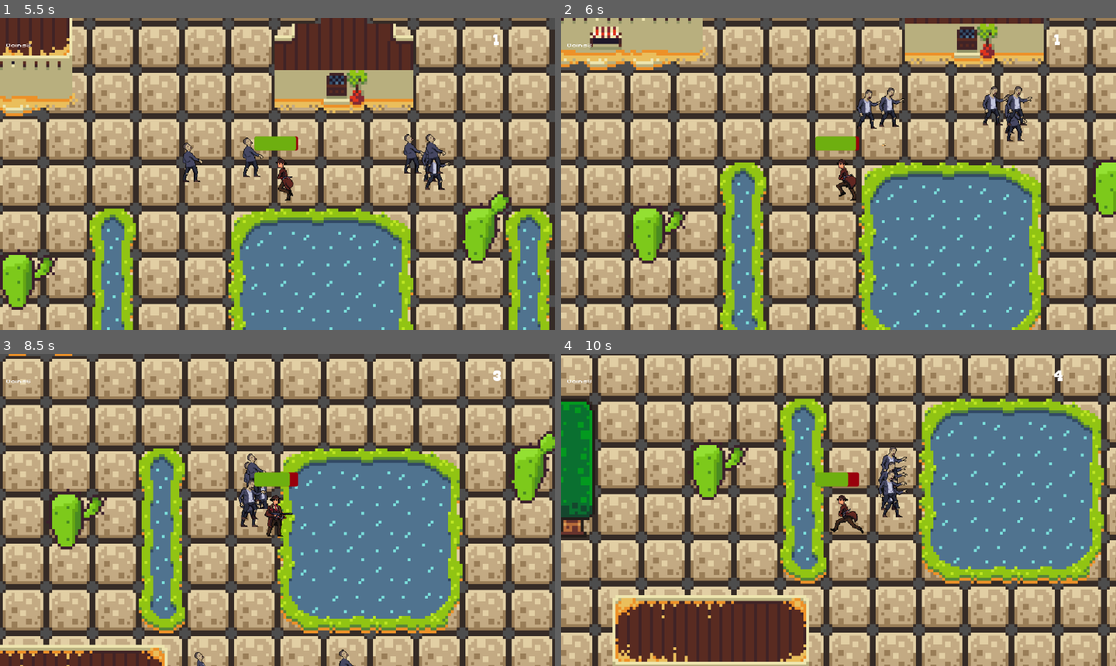
Above: before the commit, frames 1-4 (two rows, left to right).
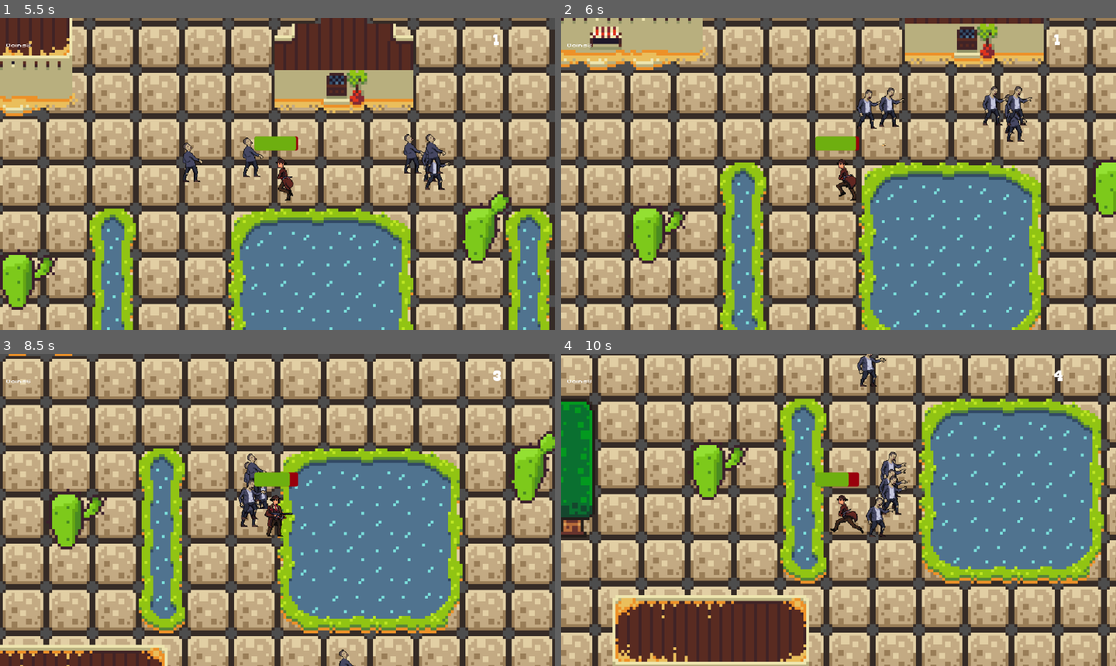
Above: after the commit, the same moments.

Repository: shauryaexe1/Zombie-Wars-
Game: Godot game, scene res://Scenes/main_menu.tscn
Same seed, same stepped clock (60 frames per second), same inputs: the game is played once before the commit and once after it.
Inputs (mouse positions are in pixels of both pictures, inside the frame that each line leads up to):
- Up to frame 1 (5.5 s): click (271, 177) at 0.5 s; move the mouse to (399, 158) at 1.27 s; hold Right (ui_right) 1.28-2.03 s; click (399, 158) at 1.35 s; move the mouse to (166, 189) at 2.02 s; hold Down (ui_down) 2.03-2.78 s; click (166, 189) at 2.1 s; move the mouse to (333, 105) at 2.77 s; hold Right (ui_right) 2.78-3.53 s; click (333, 105) at 2.85 s; move the mouse to (249, 236) at 3.52 s; hold Up (ui_up) 3.53-4.28 s; click (249, 236) at 3.6 s; move the mouse to (444, 220) at 4.27 s; hold Left (ui_left) from 4.28 s (still down); click (444, 220) at 4.35 s; move the mouse to (111, 127) at 5.02 s; click (111, 127) at 5.1 s
- Up to frame 2 (6 s): move the mouse to (866, 174) at 5.77 s; release Left (ui_left) at 5.78 s; hold Down (ui_down) from 5.78 s (still down); click (866, 174) at 5.85 s
- Up to frame 3 (8.5 s): move the mouse to (194, 432) at 6.52 s; release Down (ui_down) at 6.53 s; hold Right (ui_right) 6.53-7.28 s; click (194, 432) at 6.6 s; move the mouse to (399, 494) at 7.27 s; hold Up (ui_up) 7.28-8.03 s; click (399, 494) at 7.35 s; move the mouse to (166, 525) at 8.02 s; hold Right (ui_right) from 8.03 s (still down); click (166, 525) at 8.1 s
- Up to frame 4 (10 s): move the mouse to (894, 441) at 8.77 s; release Right (ui_right) at 8.78 s; hold Down (ui_down) 8.78-9.53 s; click (894, 441) at 8.85 s; move the mouse to (810, 572) at 9.52 s; hold Left (ui_left) from 9.53 s (still down); click (810, 572) at 9.6 s

Frame 1 is identical in both runs. In frame 2, 0.1% of the frame differs, in the area x 52-85%, y 22-51%; in frame 3, less than 0.1%; in frame 4, 1.1%, in the area x 50-63%, y 0-59%.

Commit message:
finished bugging parts
i made the shield bar work

Diff:
--- a/Scenes/main_game.tscn
+++ b/Scenes/main_game.tscn
@@ -11,11 +11,8 @@
 [ext_resource type="PackedScene" uid="uid://dna3rxf2cwvxl" path="res://Scenes/coins.tscn" id="9_73nn6"]
 [ext_resource type="LabelSettings" uid="uid://b5atkdx3rt028" path="res://font/new_label_settings.tres" id="9_r0mdn"]
 
-[sub_resource type="Curve2D" id="Curve2D_18r40"]
-_data = {
-"points": PackedVector2Array(0, 0, 0, 0, -43.38612, -180.07527, 0, 0, 0, 0, -33.58414, -327.47488, 0, 0, 0, 0, 62.623035, -104.73161, 0, 0, 0, 0, 131.07188, -94.41943, 0, 0, 0, 0, 241.6431, -98.54431, 0, 0, 0, 0, 315.35724, -71.732605, 0, 0, 0, 0, 439.09167, -73.795044, 0, 0, 0, 0, 460.87128, -2.5617676, 0, 0, 0, 0, 569.2557, 163.23315, 0, 0, 0, 0, 628.6424, 212.59799, 0, 0, 0, 0, 611.6749, 440.0428, 0, 0, 0, 0, 495.729, 469.40137, 0, 0, 0, 0, 473.1054, 729.4347, 0, 0, 0, 0, 249.54105, 922.3624, 0, 0, 0, 0, 49.459797, 916.1752, 0, 0, 0, 0, -153.38611, 808.9285, 0, 0, 0, 0, -155.56433, 623.4903, 0, 0, 0, 0, -310.23648, 624.5825, 0, 0, 0, 0, -292.78442, 138.63608, 0, 0, 0, 0, -240.13148, 14.889801, 0, 0, 0, 0, -250.84955, -115.67351, 0, 0, 0, 0, -67.03287, -107.28534, 0, 0, 0, 0, -43.38612, -180.07527)
-}
-point_count = 23
+[sub_resource type="RectangleShape2D" id="RectangleShape2D_r0mdn"]
+size = Vector2(203, 114)
 
 [sub_resource type="NavigationPolygon" id="NavigationPolygon_mgc0q"]
 vertices = PackedVector2Array(616.90625, 636.72656, 192.07031, 625.9219, 202, 625.1875, 583.9531, 403.71094, 615.09375, …(16069 unchanged characters)…
@@ -670,6 +667,15 @@
 [sub_resource type="TileSet" id="TileSet_6y7pd"]
 sources/0 = SubResource("TileSetAtlasSource_18r40")
 
+[sub_resource type="Curve2D" id="Curve2D_18r40"]
+_data = {
+"points": PackedVector2Array(0, 0, 0, 0, -43.38612, -180.07527, 0, 0, 0, 0, -33.58414, -327.47488, 0, 0, 0, 0, 62.623035, -104.73161, 0, 0, 0, 0, 131.07188, -94.41943, 0, 0, 0, 0, 241.6431, -98.54431, 0, 0, 0, 0, 315.35724, -71.732605, 0, 0, 0, 0, 439.09167, -73.795044, 0, 0, 0, 0, 460.87128, -2.5617676, 0, 0, 0, 0, 569.2557, 163.23315, 0, 0, 0, 0, 628.6424, 212.59799, 0, 0, 0, 0, 611.6749, 440.0428, 0, 0, 0, 0, 495.729, 469.40137, 0, 0, 0, 0, 473.1054, 729.4347, 0, 0, 0, 0, 249.54105, 922.3624, 0, 0, 0, 0, 49.459797, 916.1752, 0, 0, 0, 0, -153.38611, 808.9285, 0, 0, 0, 0, -155.56433, 623.4903, 0, 0, 0, 0, -310.23648, 624.5825, 0, 0, 0, 0, -292.78442, 138.63608, 0, 0, 0, 0, -240.13148, 14.889801, 0, 0, 0, 0, -250.84955, -115.67351, 0, 0, 0, 0, -67.03287, -107.28534, 0, 0, 0, 0, -43.38612, -180.07527)
+}
+point_count = 23
+
+[sub_resource type="RectangleShape2D" id="RectangleShape2D_0xqxu"]
+size = Vector2(27.998917, 50.29061)
+
 [node name="Main_Game" type="Node2D" unique_id=746782480 node_paths=PackedStringArray("player", "score_label", "coins_label")]
 script = ExtResource("1_bb2iq")
 player = NodePath("Player")
@@ -682,16 +688,11 @@
 [node name="Camera2D2" type="Camera2D" parent="Player" unique_id=2143763459]
 position = Vector2(38, -1)
 
-[node name="Path2D" type="Path2D" parent="Player" unique_id=645777801]
-z_index = 3
-position = Vector2(-61.2963, 43.160316)
-scale = Vector2(0.35361317, 0.47686204)
-curve = SubResource("Curve2D_18r40")
-
-[node name="PathFollow2D" type="PathFollow2D" parent="Player/Path2D" unique_id=67879685]
-unique_name_in_owner = true
-position = Vector2(-43.38612, -180.07527)
-rotation = -1.5043948
+[node name="Area2D" type="Area2D" parent="Player" unique_id=845730246]
+
+[node name="CollisionShape2D" type="CollisionShape2D" parent="Player/Area2D" unique_id=667509146]
+position = Vector2(-1.5, 0)
+shape = SubResource("RectangleShape2D_r0mdn")
 
 [node name="NavigationRegion2D" type="NavigationRegion2D" parent="." unique_id=1933549553]
 navigation_polygon = SubResource("NavigationPolygon_mgc0q")
@@ -790,4 +791,22 @@
 position = Vector2(266, 43)
 scale = Vector2(1.9393246, 1.9393246)
 
+[node name="Path2D" type="Path2D" parent="." unique_id=645777801]
+z_index = 3
+position = Vector2(-35.2963, 143.16031)
+scale = Vector2(0.35361317, 0.47686204)
+curve = SubResource("Curve2D_18r40")
+
+[node name="PathFollow2D" type="PathFollow2D" parent="Path2D" unique_id=67879685]
+unique_name_in_owner = true
+position = Vector2(-43.38612, -180.07527)
+rotation = -1.5043948
+
+[node name="Area2D" type="Area2D" parent="Path2D/PathFollow2D" unique_id=501234455]
+
+[node name="CollisionShape2D" type="CollisionShape2D" parent="Path2D/PathFollow2D/Area2D" unique_id=1295729619]
+position = Vector2(3.9994583, 15.145325)
+scale = Vector2(1, 0.99999994)
+shape = SubResource("RectangleShape2D_0xqxu")
+
 [connection signal="timeout" from="Timer" to="." method="_on_timer_timeout"]
--- a/Scenes/player.tscn
+++ b/Scenes/player.tscn
@@ -234,7 +234,11 @@
 corner_radius_bottom_left = 4
 corner_detail = 4
 
-[sub_resource type="StyleBoxTexture" id="StyleBoxTexture_x3wgy"]
+[sub_resource type="StyleBoxFlat" id="StyleBoxFlat_8erm5"]
+bg_color = Color(0.14767182, 0.14767182, 0.14767176, 1)
+
+[sub_resource type="StyleBoxFlat" id="StyleBoxFlat_f1ek2"]
+bg_color = Color(0.092848204, 0.478436, 0.84748936, 1)
 
 [node name="Player" type="CharacterBody2D" unique_id=327069013]
 collision_layer = 2
@@ -287,13 +291,15 @@
 
 [node name="ShieldBar" type="ProgressBar" parent="." unique_id=1219421561]
 unique_name_in_owner = true
+z_index = 5
 offset_left = -8.0
 offset_top = -19.0
 offset_right = 7.0
 offset_bottom = -14.0
 theme_override_colors/font_color = Color(0.2, 0.6, 0.9254902, 1)
 theme_override_colors/font_outline_color = Color(0, 0, 1, 1)
-theme_override_styles/fill = SubResource("StyleBoxTexture_x3wgy")
+theme_override_styles/background = SubResource("StyleBoxFlat_8erm5")
+theme_override_styles/fill = SubResource("StyleBoxFlat_f1ek2")
 value = 100.0
 show_percentage = false
 
--- a/Scripts/player.gd
+++ b/Scripts/player.gd
@@ -60,6 +60,7 @@
 
 
 func take_damage(delta: float, damage: float, mob_count: int) -> void:
+	print("wowimdead")
 	if dead:
 		return
 
